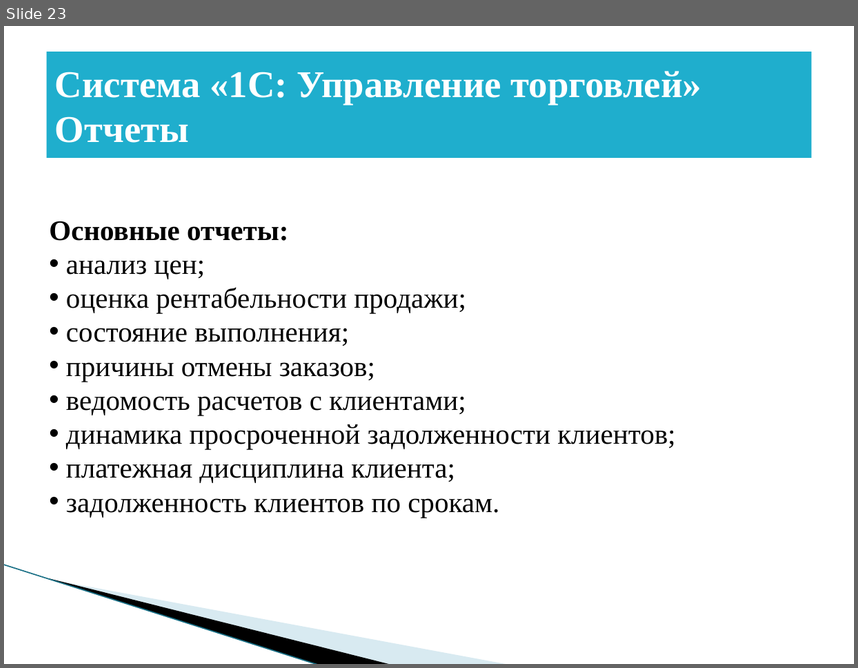
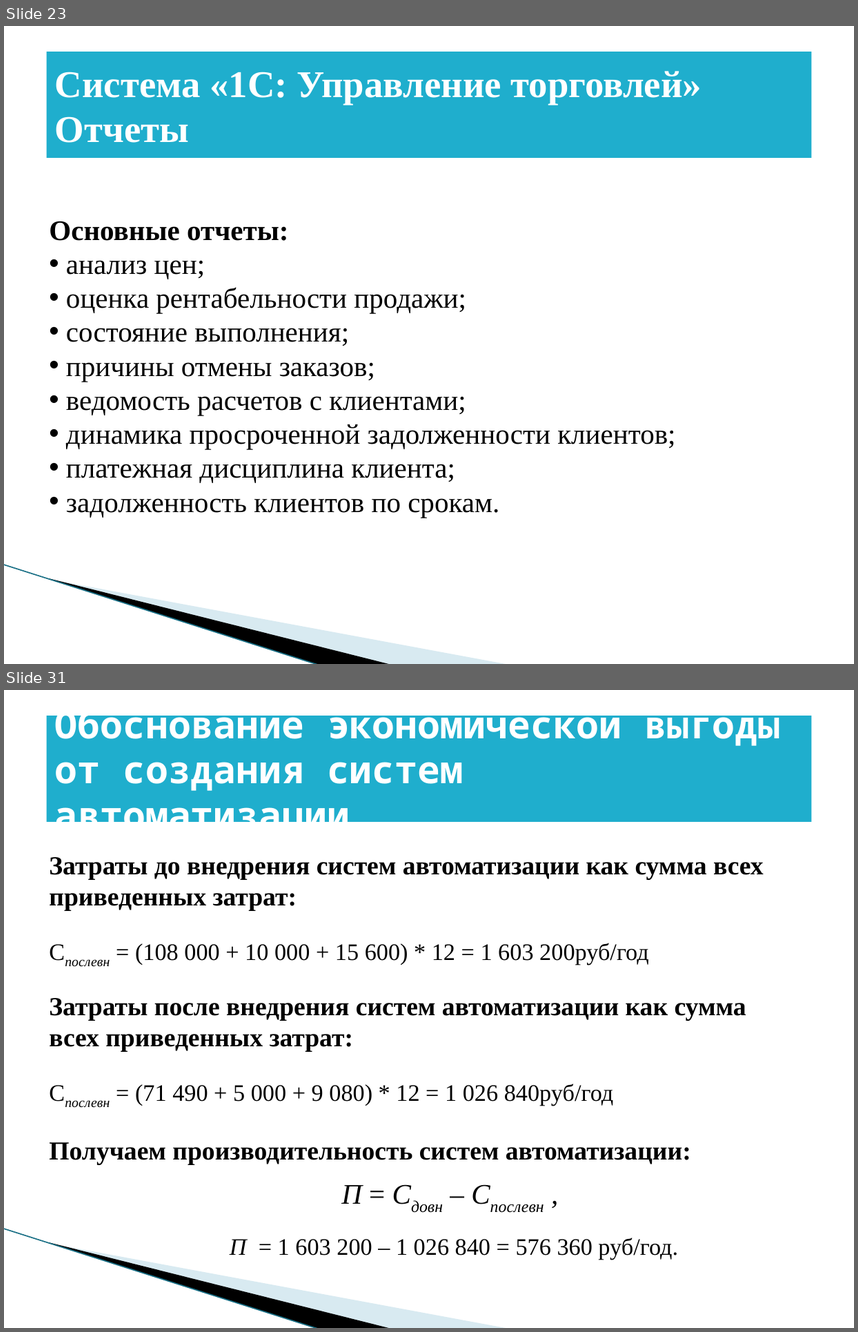
Before and after one commit to BadMax-Kirov/VKR, a slide deck: Выпускная квалификационная работа.pptx. Shown one above the other, each under a label of ours: slide 23 before the commit, slides 23 and 31 after it; the slides between them are not shown. The pictures are 858x668 and 858x1332 pixels, drawn with LibreOffice and Linux fonts; fonts in the diff are those of the drawing; background and template pictures are left out. Boxes give left, top, right and bottom in pixels: in the first picture for what was removed or moved away, otherwise in the second. Text is boxed around its words. In the diff, an @@ line names an element or a change of style, - is before the commit and + after.

```diff
--- a/Выпускная квалификационная работа.pptx
+++ b/Выпускная квалификационная работа.pptx
@@ slide 31 added at [4,690,854,1328], background #FFFFFF; not listed: 3 template elements that a slide beside it also shows @@
@@ title added at [47,716,811,822], fill #1FAECD, 32 pt, text #FFFFFF, bold @@
+Обоснование экономической выгоды от создания систем автоматизации.
@@ text added at [49,857,764,965], 22 pt, text #000000, bold @@
+Затраты до внедрения систем автоматизации как сумма всех приведенных затрат:
+Спослевн = (108 000 + 10 000 + 15 600) * 12 = 1 603 200руб/год
@@ text added at [49,998,746,1105], 22 pt, text #000000, bold @@
+Затраты после внедрения систем автоматизации как сумма всех приведенных затрат:
+Спослевн = (71 490 + 5 000 + 9 080) * 12 = 1 026 840руб/год
@@ text added at [49,1142,691,1165], 22 pt, text #000000, bold @@
+Получаем производительность систем автоматизации:
@@ text added at [230,1185,678,1259], 20 pt, text #000000 @@
+П = Cдовн – Cпослевн ,
+П = 1 603 200 – 1 026 840 = 576 360 руб/год.
```
Also in this commit, not shown: 5 slides changed, 5 other slides added, 1 other file.
